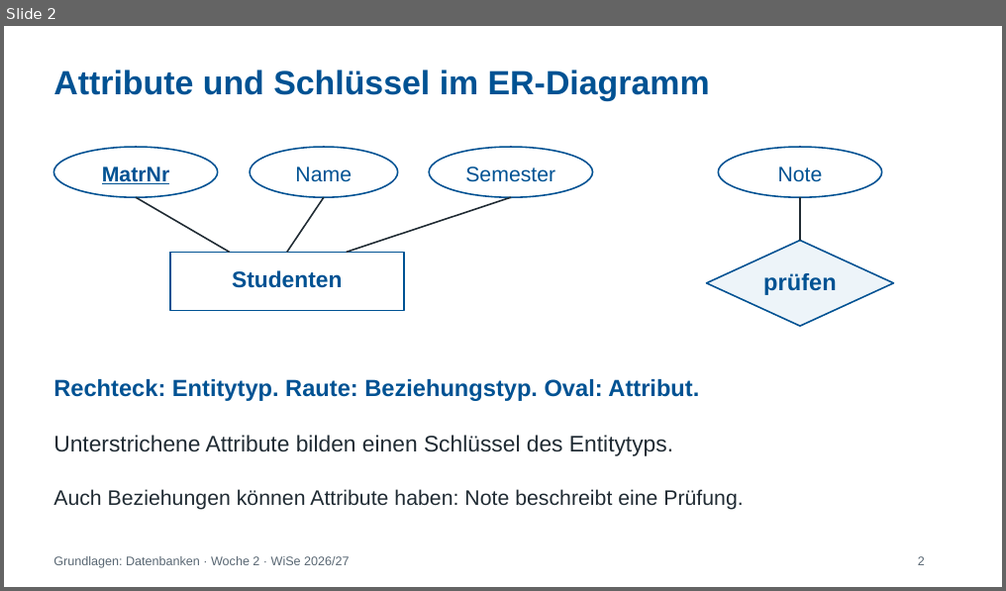
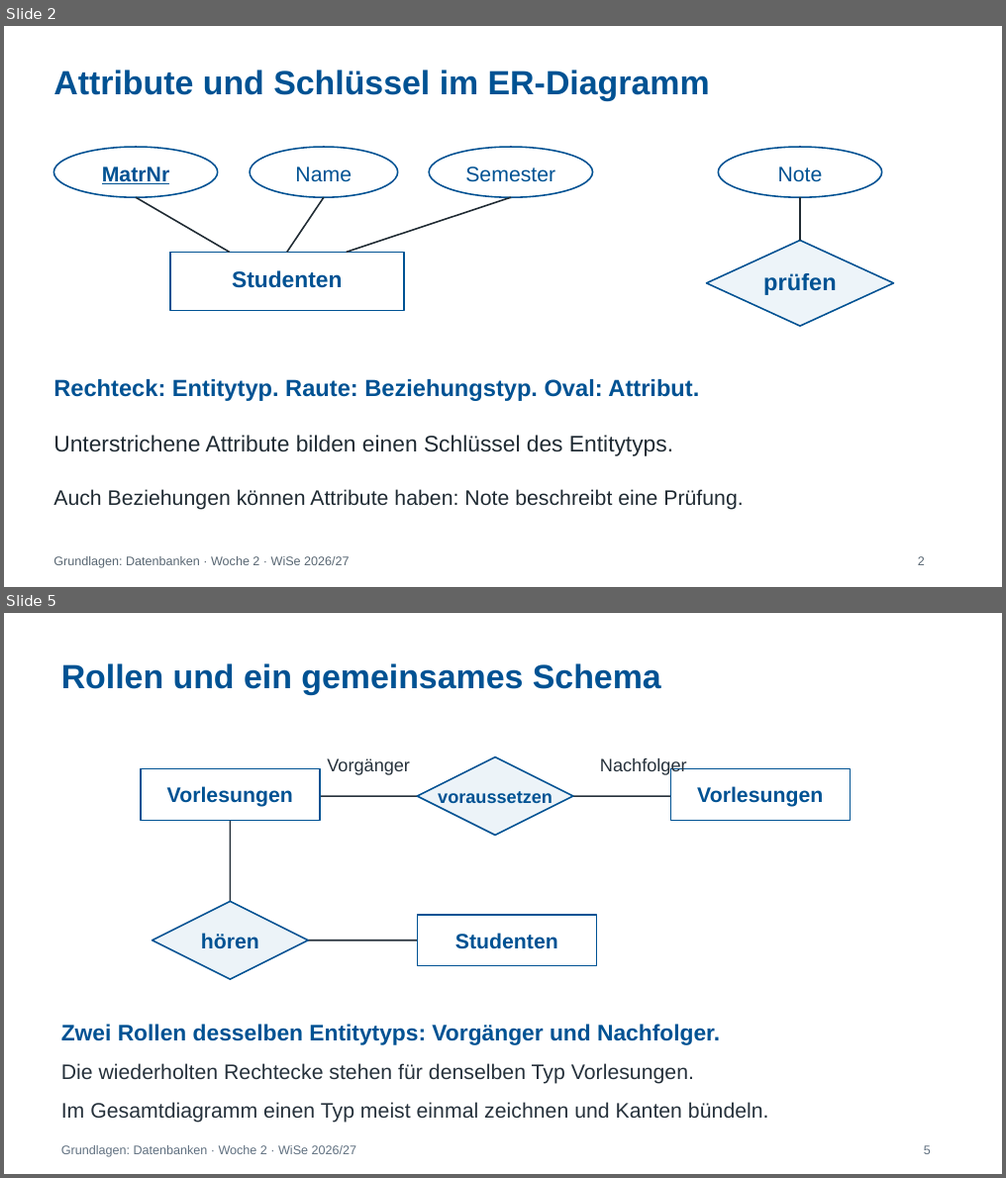
Before and after one commit to IlyaKats2005/GDB_2026-2027_Tutorium, a slide deck: folien/Woche_2_ER_Modell_Kardinalitaeten.pptx. Shown one above the other, each under a label of ours: slide 2 before the commit, slides 2 and 5 after it; the slides between them are not shown. The pictures are 1006x591 and 1006x1178 pixels, drawn with LibreOffice and Linux fonts; fonts in the diff are those of the drawing. Boxes give left, top, right and bottom in pixels: in the first picture for what was removed or moved away, otherwise in the second. Text is boxed around its words. In the diff, an @@ line names an element or a change of style, - is before the commit and + after.

```diff
--- a/folien/Woche_2_ER_Modell_Kardinalitaeten.pptx
+++ b/folien/Woche_2_ER_Modell_Kardinalitaeten.pptx
@@ slide 5 added at [4,613,1002,1174], background #FFFFFF @@
@@ text added at [61,663,661,695], 32.2 pt, text #005293, bold @@
+Rollen und ein gemeinsames Schema
@@ text added at [327,759,410,775], 17.2 pt, text #26313B @@
+Vorgänger
@@ diamond added at [417,758,573,836], fill #ECF3F8, outline #005293 1.5 pt @@
@@ text added at [600,759,687,775], 17.2 pt, text #26313B @@
+Nachfolger
@@ rectangle added at [141,768,320,820], fill #FFFFFF, outline #005293 1.5 pt, 20.2 pt, text #005293, bold @@
+Vorlesungen
@@ rectangle added at [671,768,850,820], fill #FFFFFF, outline #005293 1.5 pt, 20.2 pt, text #005293, bold @@
+Vorlesungen
@@ line added from (230, 796) to (417, 796), #26313B 1.5 pt @@
@@ line added from (230, 796) to (230, 941), #26313B 1.5 pt @@
@@ text added at [438,791,552,807], 17.2 pt, text #005293, bold @@
+voraussetzen
@@ line added from (573, 796) to (760, 796), #26313B 1.5 pt @@
@@ diamond added at [152,901,308,979], fill #ECF3F8, outline #005293 1.5 pt @@
@@ text added at [201,933,259,950], 20.2 pt, text #005293, bold @@
+hören
@@ rectangle added at [417,915,597,966], fill #FFFFFF, outline #005293 1.5 pt, 20.2 pt, text #005293, bold @@
+Studenten
@@ line added from (230, 941) to (417, 941), #26313B 1.5 pt @@
@@ text added at [61,1024,720,1046], 21.8 pt, text #005293, bold @@
+Zwei Rollen desselben Entitytyps: Vorgänger und Nachfolger.
@@ text added at [61,1063,694,1084], 20.2 pt, text #26313B @@
+Die wiederholten Rechtecke stehen für denselben Typ Vorlesungen.
@@ text added at [61,1102,769,1123], 20.2 pt, text #26313B @@
+Im Gesamtdiagramm einen Typ meist einmal zeichnen und Kanten bündeln.
@@ text added at [61,1146,356,1157], 12 pt, text #607080 @@
+Grundlagen: Datenbanken · Woche 2 · WiSe 2026/27
@@ text added at [924,1146,931,1155], 12 pt, text #607080 @@
+5
```
Also in this commit, not shown: 15 slides changed, 12 other slides added.
